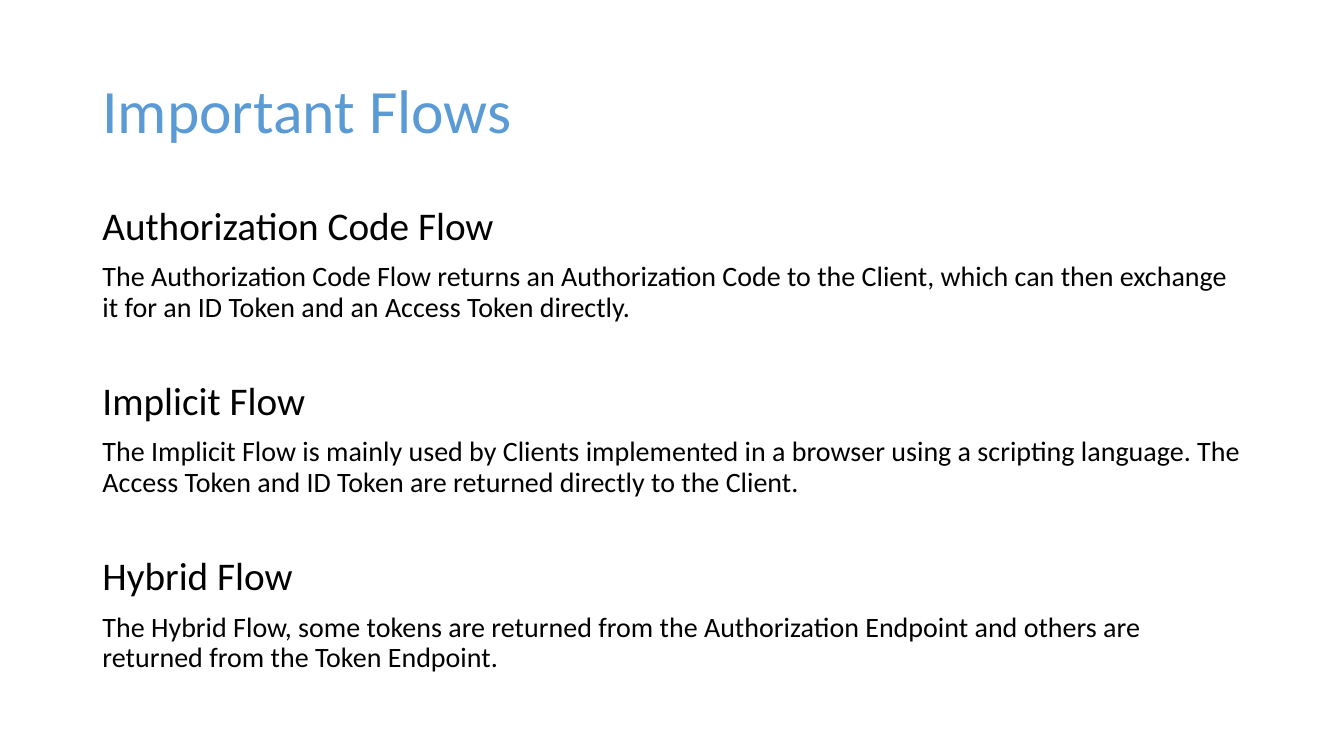
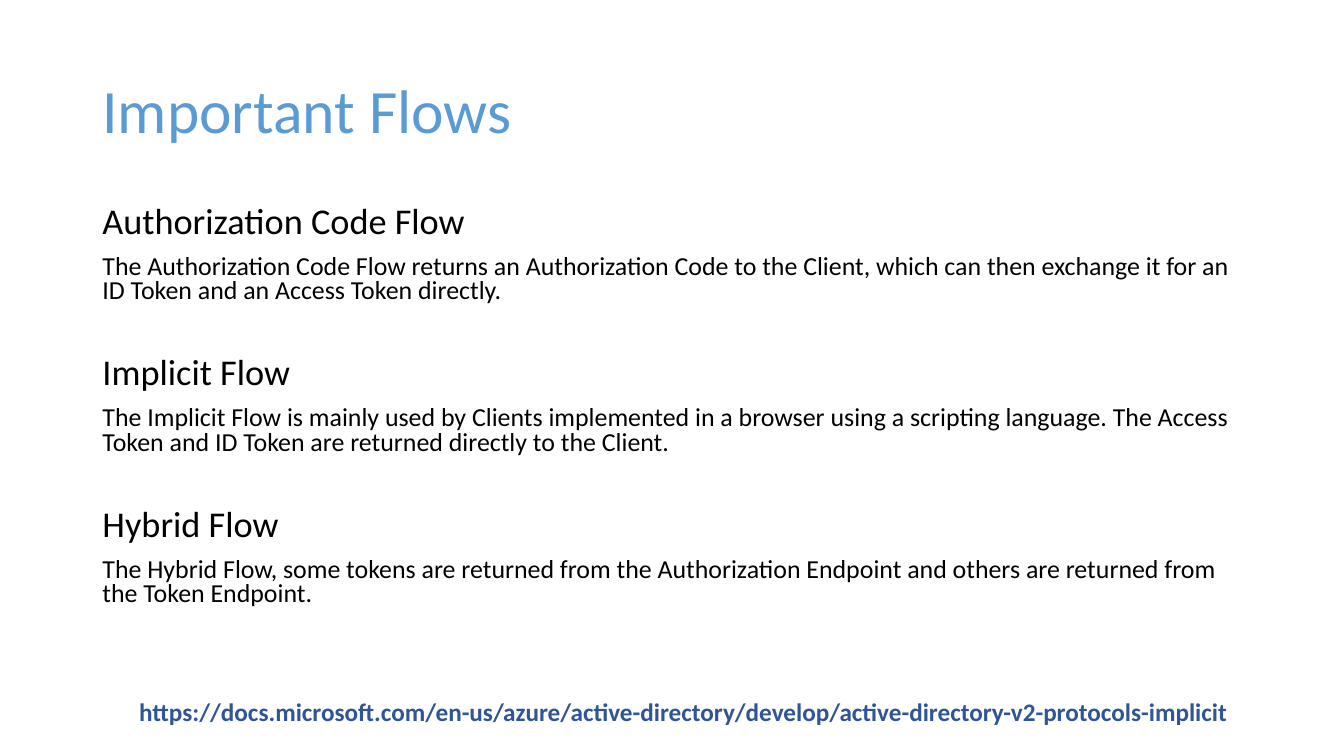
Before and after one commit to dstolts/70-534, a slide deck: slide 16 of Presentations/70-534-Combined-SecuritySlides.pptx (slide 15 before the commit). Drawn at 1344x756 pixels with LibreOffice and Linux fonts; fonts in the diff are those of the drawing. Boxes give left, top, right and bottom in pixels: in the first picture for what was removed or moved away, otherwise in the second. Text is boxed around its words. In the diff, an @@ line names an element or a change of style, - is before the commit and + after.

Commit message:
Authorization Updates

```diff
--- a/Presentations/70-534-Combined-SecuritySlides.pptx
+++ b/Presentations/70-534-Combined-SecuritySlides.pptx
@@ text "Authorization Code Flow" at (x1=102, y1=208, x2=1228, y2=607): size 28 to 25.9 pt in "Authorization Code Flow", "Implicit Flow", "Hybrid Flow"; size 20 to 18.5 pt in "The Authorization Code Flow returns an Authorization ...", "The Implicit Flow is mainly used by ...", "The Hybrid Flow, some tokens are returned ..."; line spacing 0.9 to 0.8 @@
@@ text added at (x1=139, y1=703, x2=1227, y2=725), 18 pt, text #2F5597, bold @@
+https://docs.microsoft.com/en-us/azure/active-directory/develop/active-directory-v2-protocols-implicit
```
Also in this commit, not shown: 3 other slides changed, 1 slide added, 1 slide removed.
